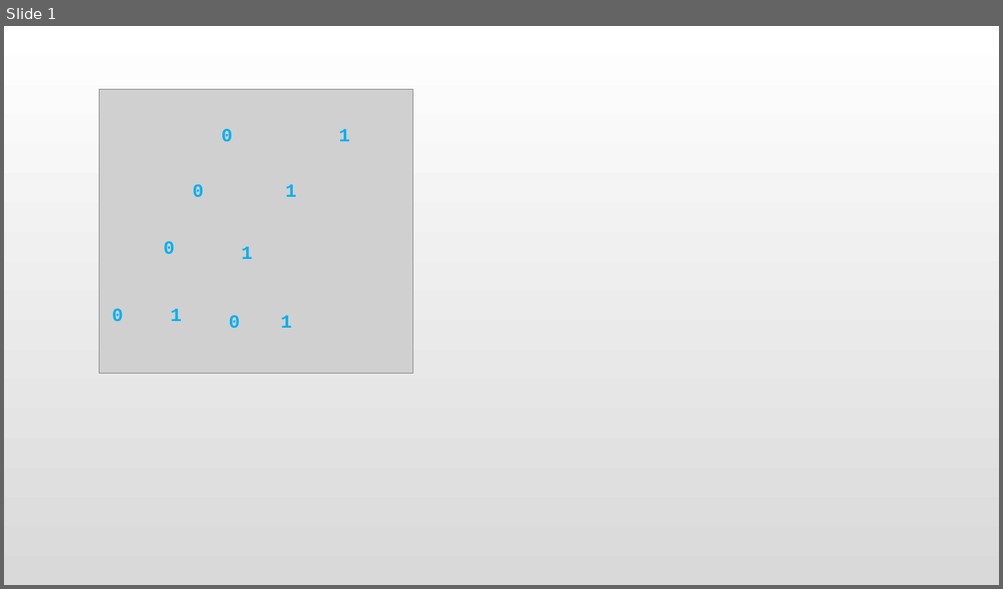
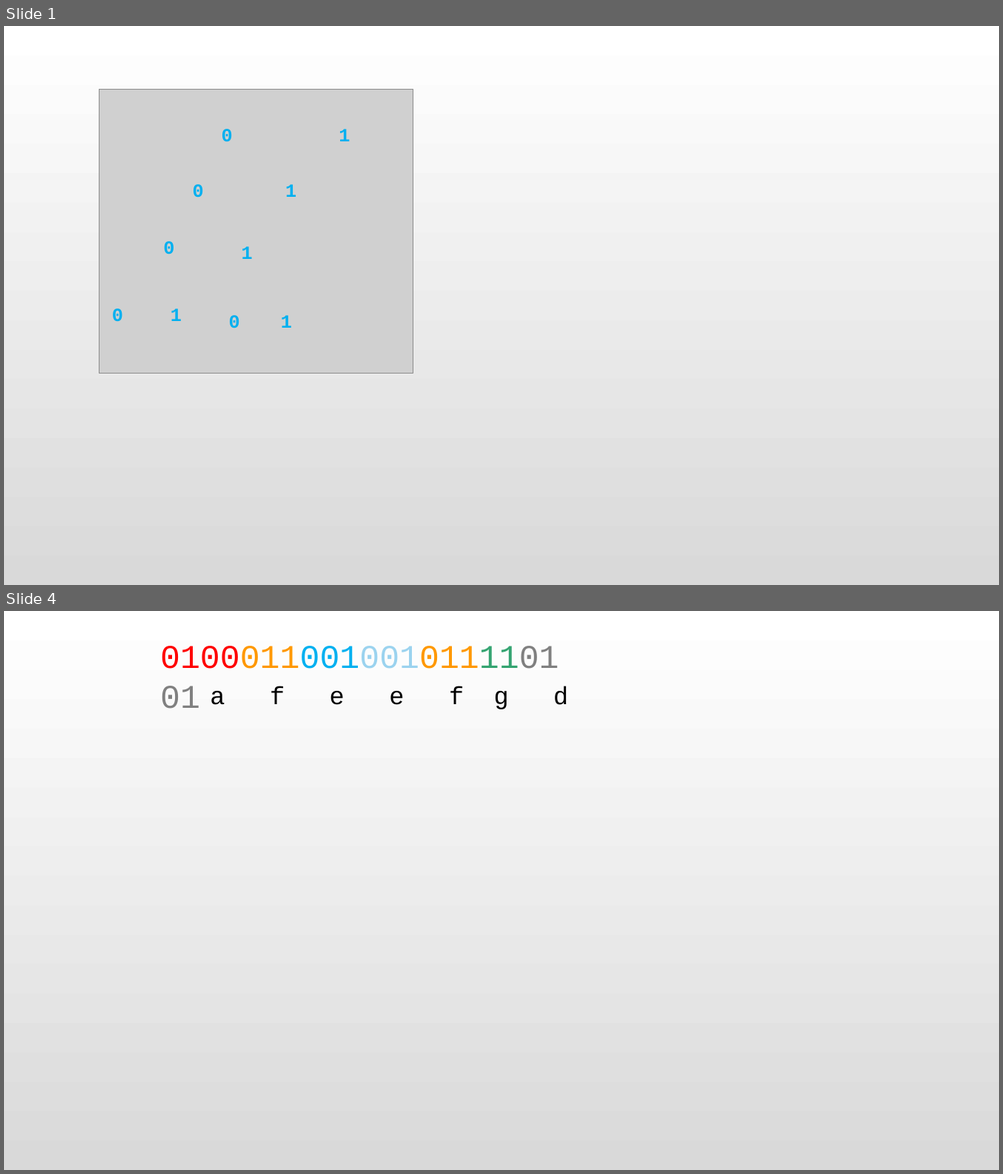
Before and after one commit to jk2020214154/Data_Structure_Code, a slide deck: 第五章 树与二叉树/5.5 树与二叉树的应用/图.pptx. Shown one above the other, each under a label of ours: slide 1 before the commit, slides 1 and 4 after it; the slides between them are not shown. The pictures are 1003x589 and 1003x1174 pixels, drawn with LibreOffice and Linux fonts; fonts in the diff are those of the drawing; grey boxes stand for pictures. Boxes give left, top, right and bottom in pixels: in the first picture for what was removed or moved away, otherwise in the second. Text is boxed around its words. In the diff, an @@ line names an element or a change of style, - is before the commit and + after.

```diff
--- a/第五章 树与二叉树/5.5 树与二叉树的应用/图.pptx
+++ b/第五章 树与二叉树/5.5 树与二叉树的应用/图.pptx
@@ slide 4 added at box(4, 611, 999, 1170), background gradient #FFFFFF to #D9D9D9 @@
@@ text added at box(153, 632, 579, 680), 32 pt, text #FF9800 @@
+0100011001001011110101
@@ text added at box(210, 686, 568, 709), 24 pt, text #000000 @@
+a f e e f g d
```
Also in this commit, not shown: 4 other slides added, 1 other file.
